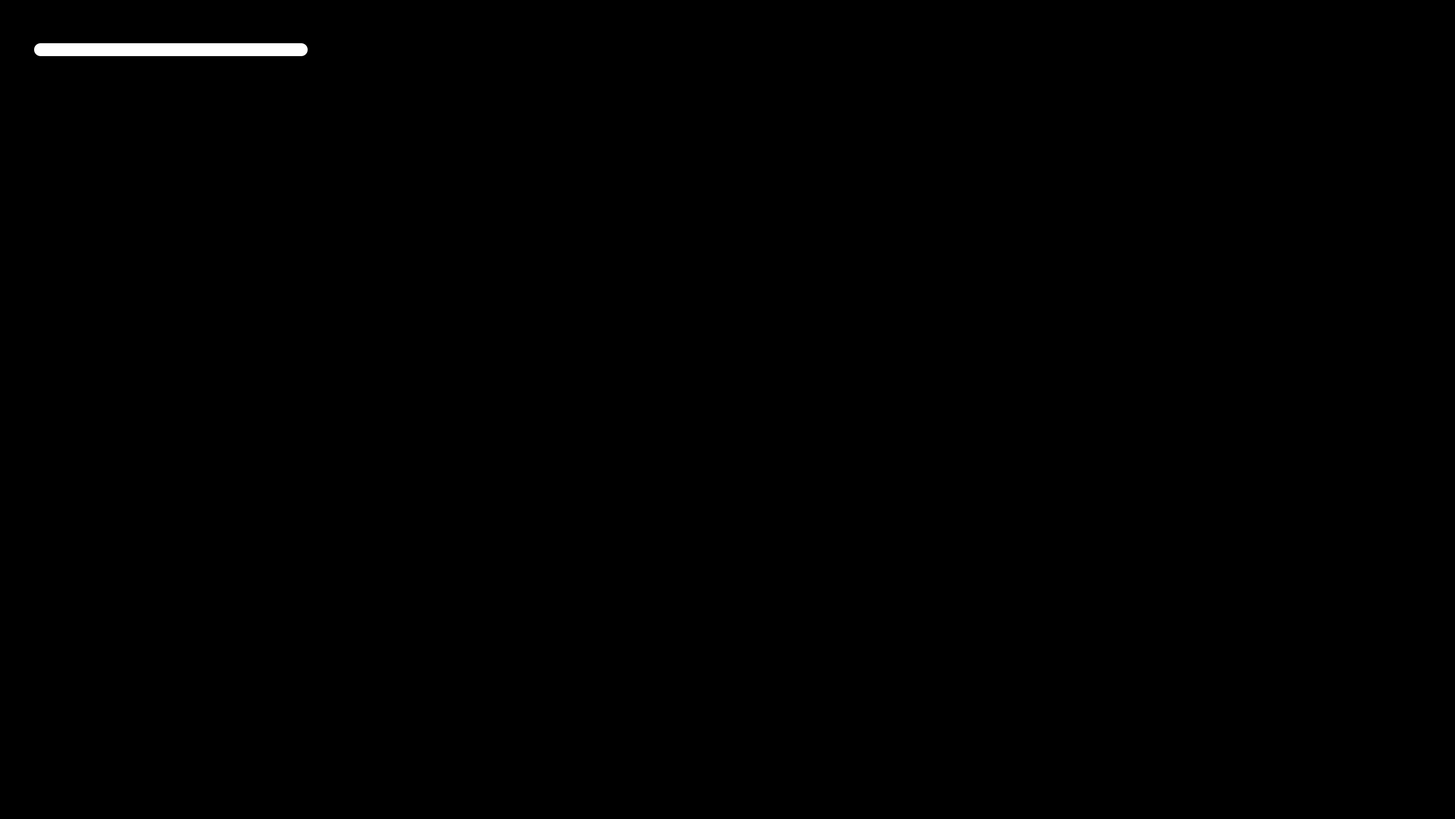
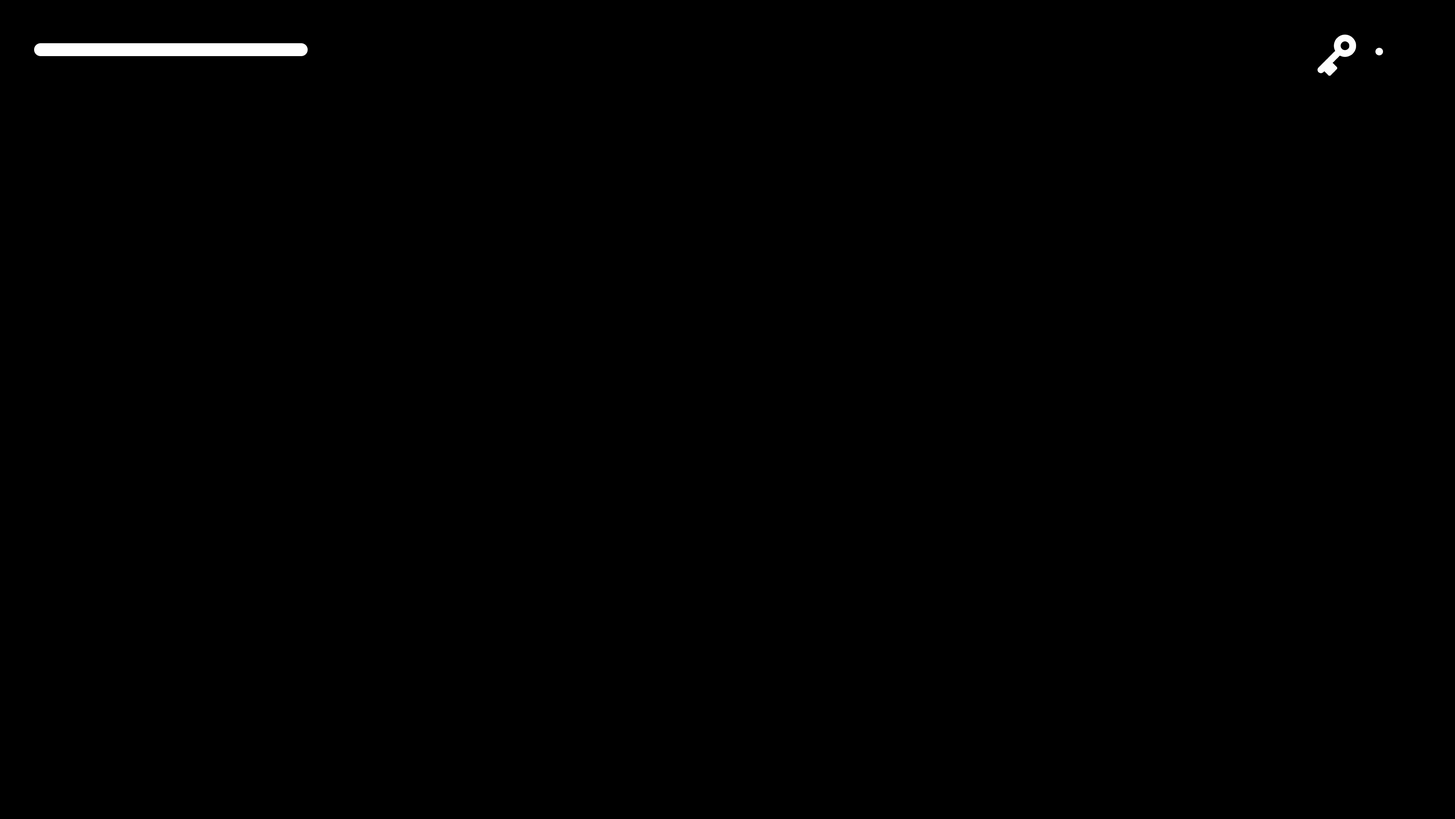
Layer changes from the first 1455px x 819px image to the second:
added layer "InventoryKey" above "InventoryBlank" over (x1=1317, y1=34, x2=1357, y2=76)
added layer "InventoryBlank" above "HealthBar" over (x1=1375, y1=47, x2=1384, y2=56)
